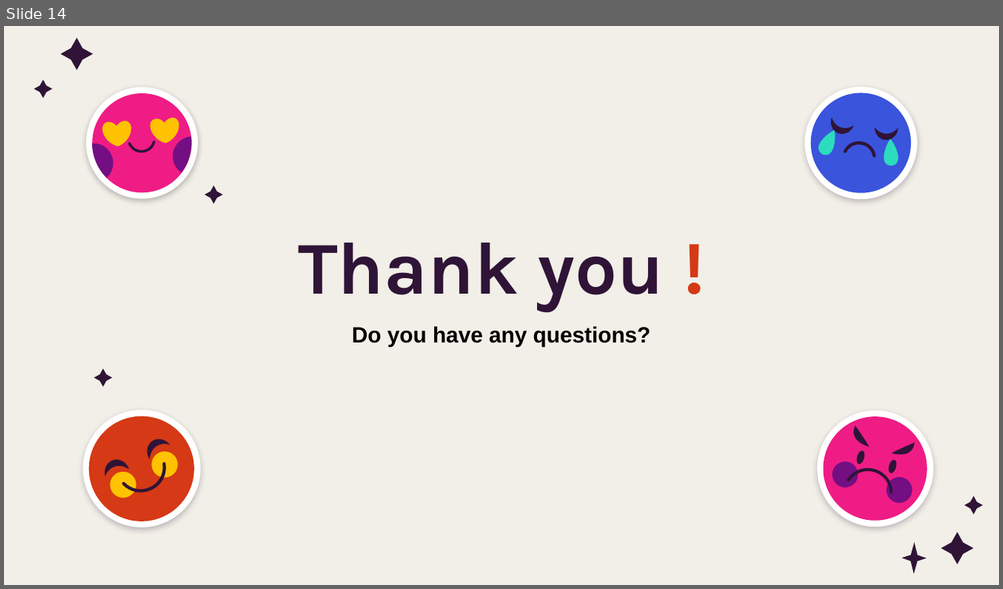
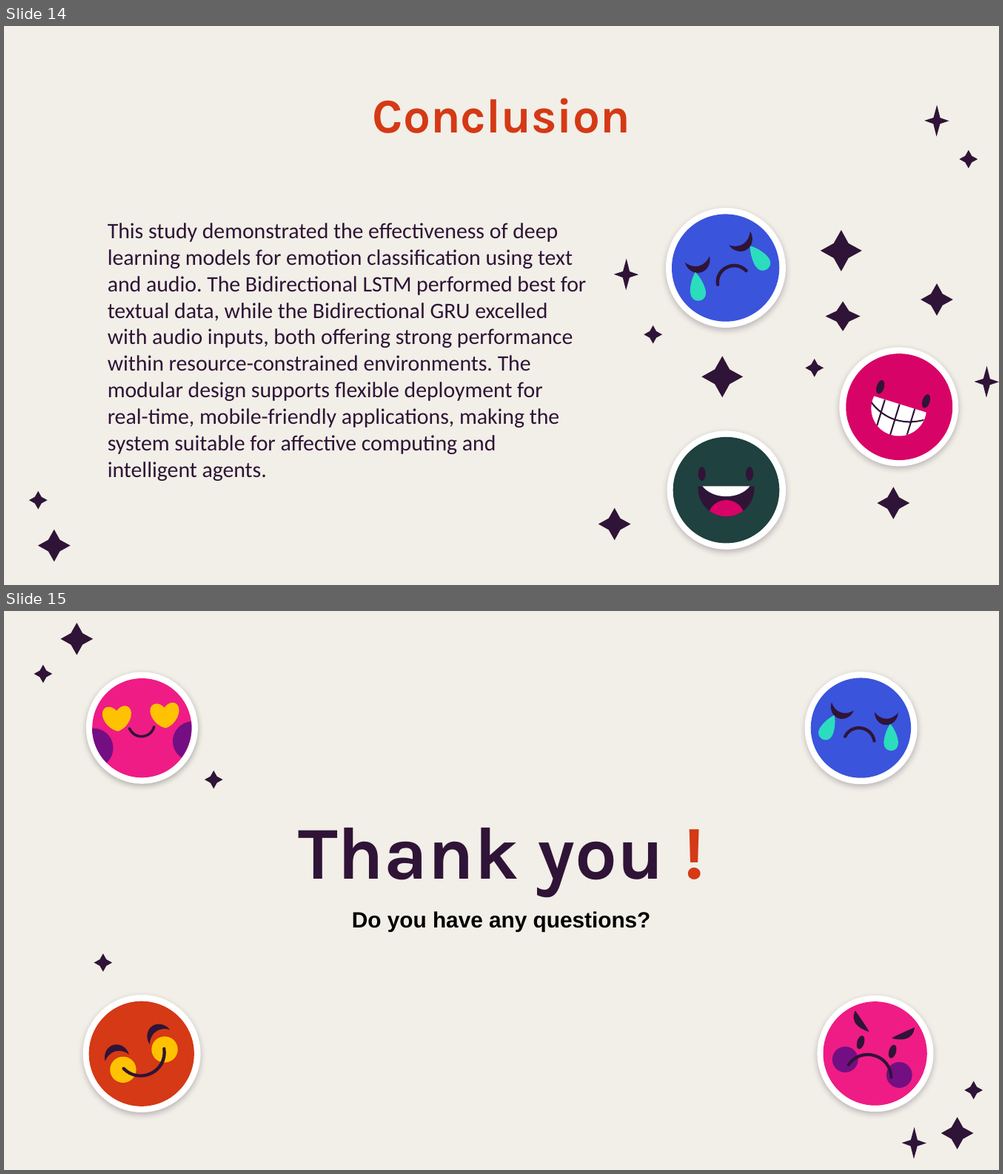
Before and after one commit to Dalia222/analyzing-speach-emotions, a slide deck: ppt.pptx. Shown one above the other, each under a label of ours: slide 14 before the commit, slides 14 and 15 after it. The pictures are 1003x589 and 1003x1174 pixels, drawn with LibreOffice and Linux fonts; fonts in the diff are those of the drawing; background and template pictures are left out. Boxes give left, top, right and bottom in pixels: in the first picture for what was removed or moved away, otherwise in the second. Text is boxed around its words. In the diff, an @@ line names an element or a change of style, - is before the commit and + after.

```diff
--- a/ppt.pptx
+++ b/ppt.pptx
@@ slide 14 added at bbox=[4, 26, 999, 585], background picture (left out) @@
@@ title added at bbox=[373, 98, 630, 133], 35 pt, text #D53915, bold @@
+Conclusion
@@ subtitle added at bbox=[108, 223, 586, 481], 16 pt, text #2F1437 @@
+This study demonstrated the effectiveness of deep learning models for emotion classification using text and audio. The Bidirectional LSTM performed best for textual data, while the Bidirectional GRU excelled with audio inputs, both offering strong performance within resource-constrained environments. The modular design supports flexible deployment for real-time, mobile-friendly applications, making the system suitable for affective computing and intelligent agents.
@@ freeform shape added at bbox=[820, 230, 862, 272], fill #2F1437 @@
@@ freeform shape added at bbox=[614, 258, 638, 291], fill #2F1437 @@
@@ group added at bbox=[654, 196, 797, 339]: 7 freeform shapes @@
@@ freeform shape added at bbox=[825, 301, 860, 332], fill #2F1437 @@
@@ freeform shape added at bbox=[643, 326, 661, 343], fill #2F1437 @@
@@ freeform shape added at bbox=[701, 356, 743, 398], fill #2F1437 @@
@@ freeform shape added at bbox=[805, 359, 822, 377], fill #2F1437 @@
@@ freeform shape added at bbox=[973, 366, 999, 398], fill #2F1437 @@
@@ group added at bbox=[841, 350, 956, 465]: 6 freeform shapes @@
@@ group added at bbox=[672, 437, 780, 544]: 7 freeform shapes @@
@@ group added at bbox=[29, 104, 976, 562]: 5 freeform shapes @@
@@ freeform shape added at bbox=[877, 488, 909, 520], fill #2F1437 @@
@@ freeform shape added at bbox=[597, 508, 629, 540], fill #2F1437 @@
@@ what was slide 14 is now slide 15 @@
```
Also in this commit, not shown: 5 slides changed, 7 other slides added, 7 slides removed, 1 other file.
